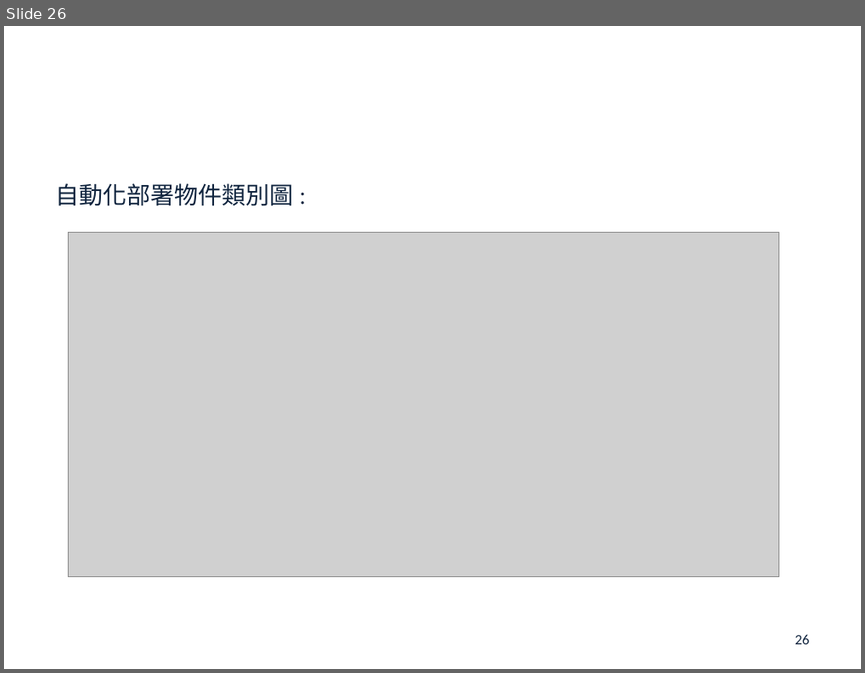
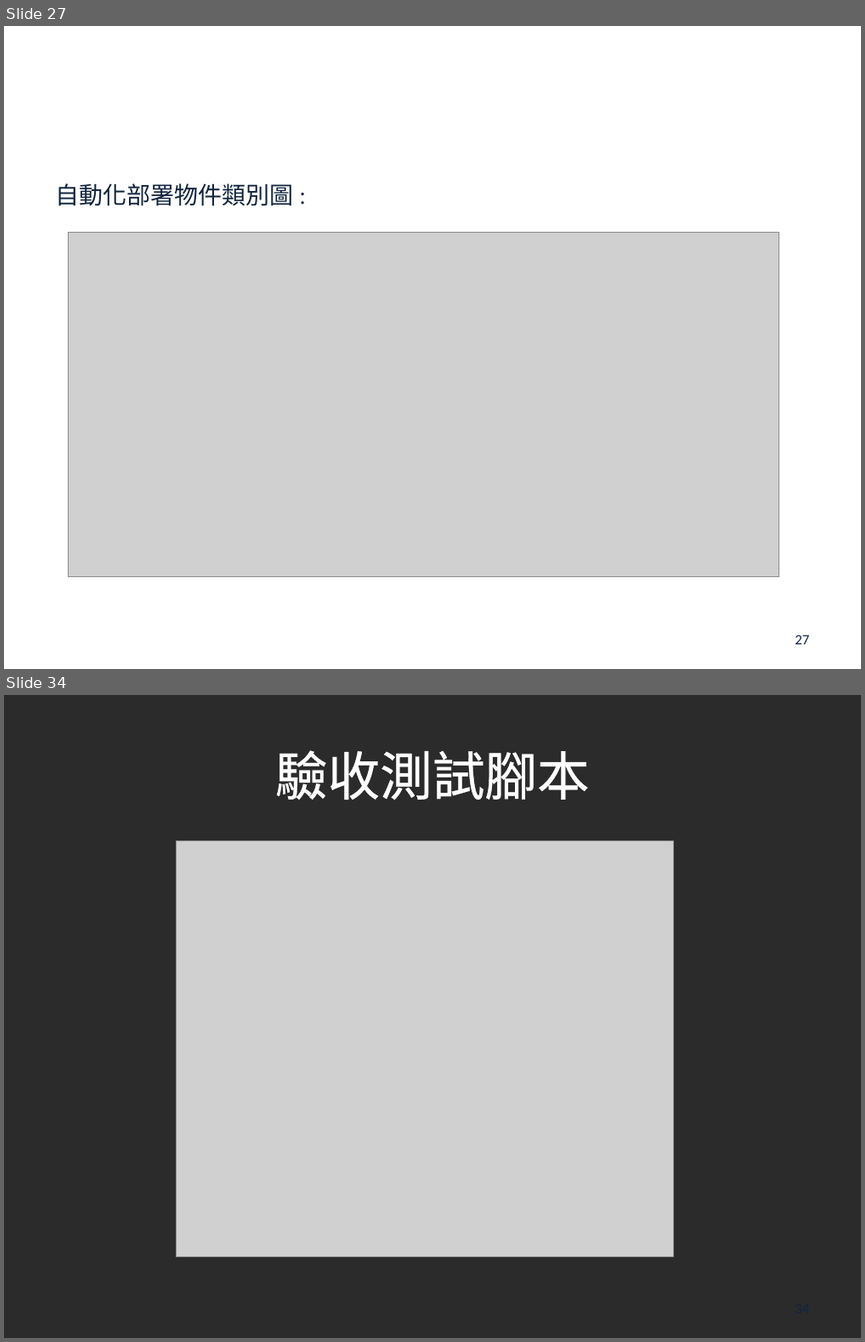
Before and after one commit to john78530/thesis, a slide deck: Oral.pptx. Shown one above the other, each under a label of ours: slide 26 before the commit, slides 27 and 34 after it; the slides between them are not shown. The pictures are 865x673 and 865x1342 pixels, drawn with LibreOffice and Linux fonts; fonts in the diff are those of the drawing; grey boxes stand for pictures; background and template pictures are left out; a plain dark background stands for a picture behind light text. Boxes give left, top, right and bottom in pixels: in the first picture for what was removed or moved away, otherwise in the second. Text is boxed around its words. In the diff, an @@ line names an element or a change of style, - is before the commit and + after.

```diff
--- a/Oral.pptx
+++ b/Oral.pptx
@@ slide 34 added at (x1=4, y1=695, x2=861, y2=1338), background picture (left out) @@
@@ title added at (x1=275, y1=750, x2=590, y2=800), 44 pt, text #FFFFFF @@
+驗收測試腳本
@@ picture added at (x1=177, y1=840, x2=673, y2=1256) @@
@@ page number added at (x1=619, y1=1291, x2=818, y2=1325), 12 pt, text #0F243E @@
+34
@@ what was slide 26 is now slide 27 @@
@@ page number at (x1=794, y1=635, x2=809, y2=644): text changed @@
-26
+27
```
Also in this commit, not shown: 20 slides changed, 15 other slides added, 3 slides removed, 1 other file.
